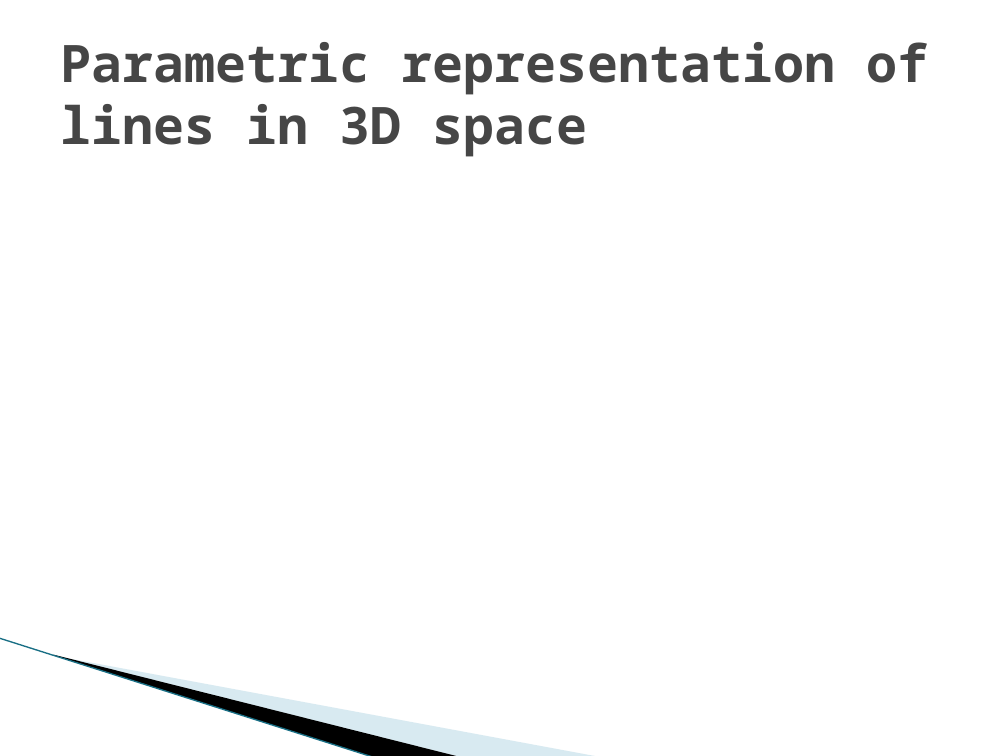
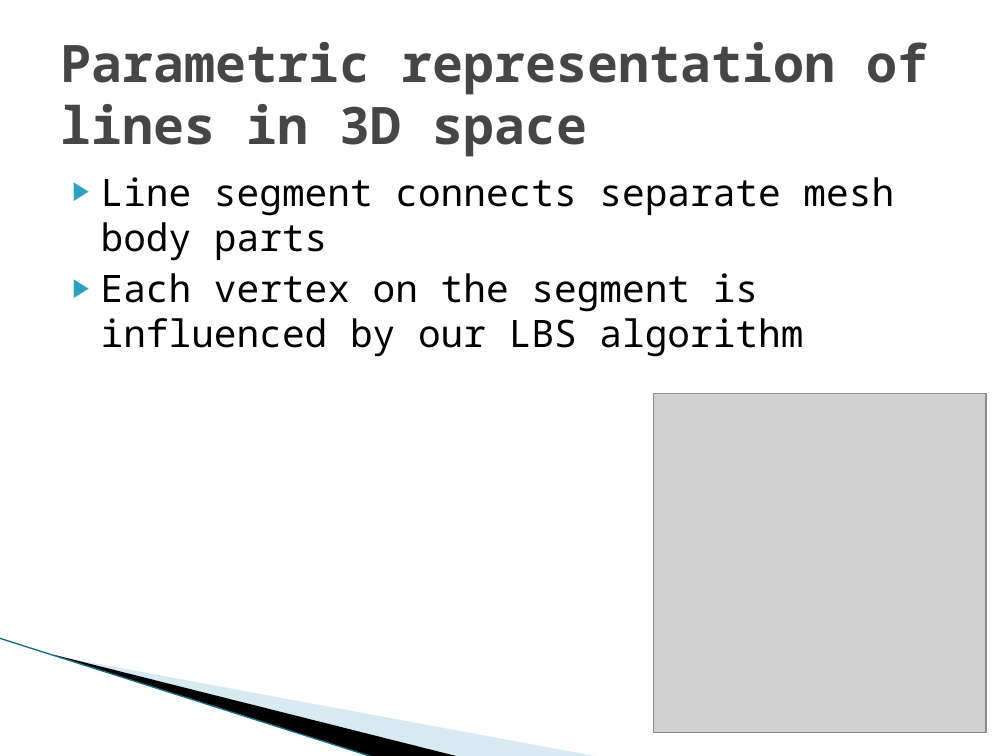
Before and after one commit to hobama/cvg01, a slide deck: slide 15 of docs/Presentation/Presentation.pptx (slide 14 before the commit). Drawn at 1008x756 pixels with LibreOffice and Linux fonts; fonts in the diff are those of the drawing; grey boxes stand for pictures; background and template pictures are left out. Boxes give left, top, right and bottom in pixels: in the first picture for what was removed or moved away, otherwise in the second. Text is boxed around its words. In the diff, an @@ line names an element or a change of style, - is before the commit and + after.

```diff
--- a/docs/Presentation/Presentation.pptx
+++ b/docs/Presentation/Presentation.pptx
@@ text added at (101,177,894,357), 27 pt, text #000000 @@
+▶ Line segment connects separate mesh body parts
+▶ Each vertex on the segment is influenced by our LBS algorithm
@@ picture added at (653,394,986,733) @@
```
Also in this commit, not shown: 5 other slides changed, 4 slides added.
